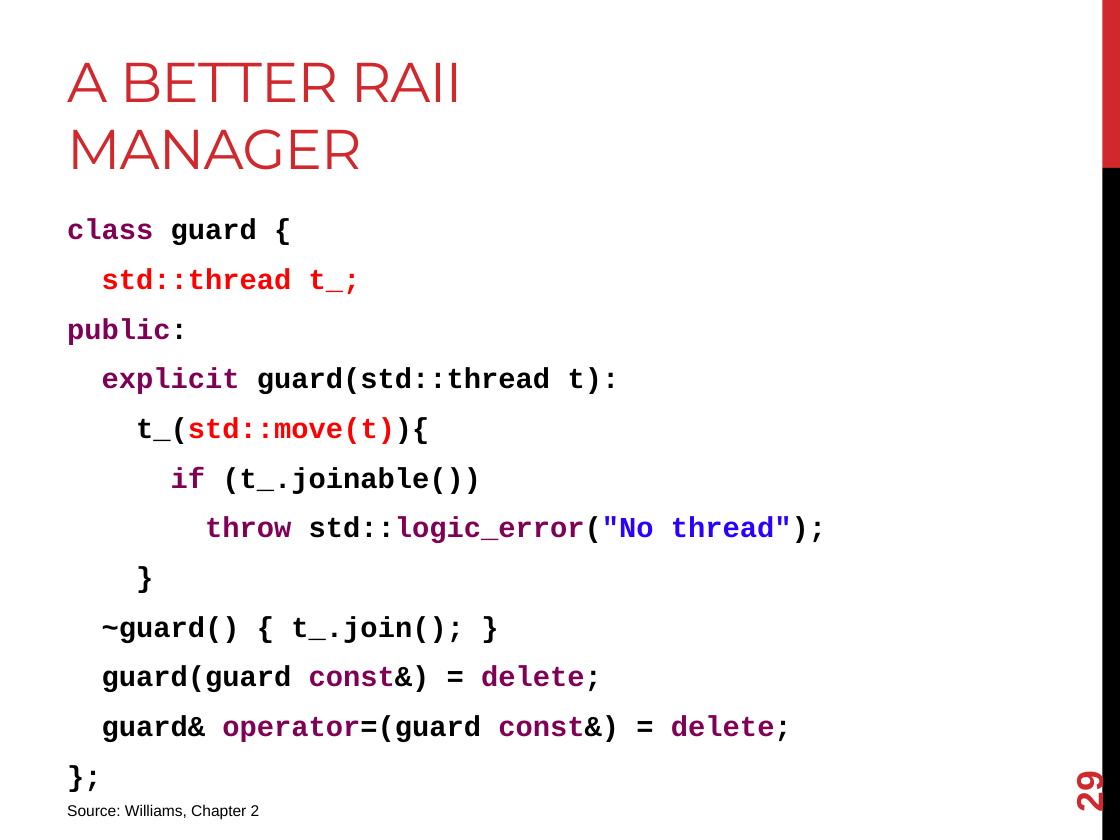
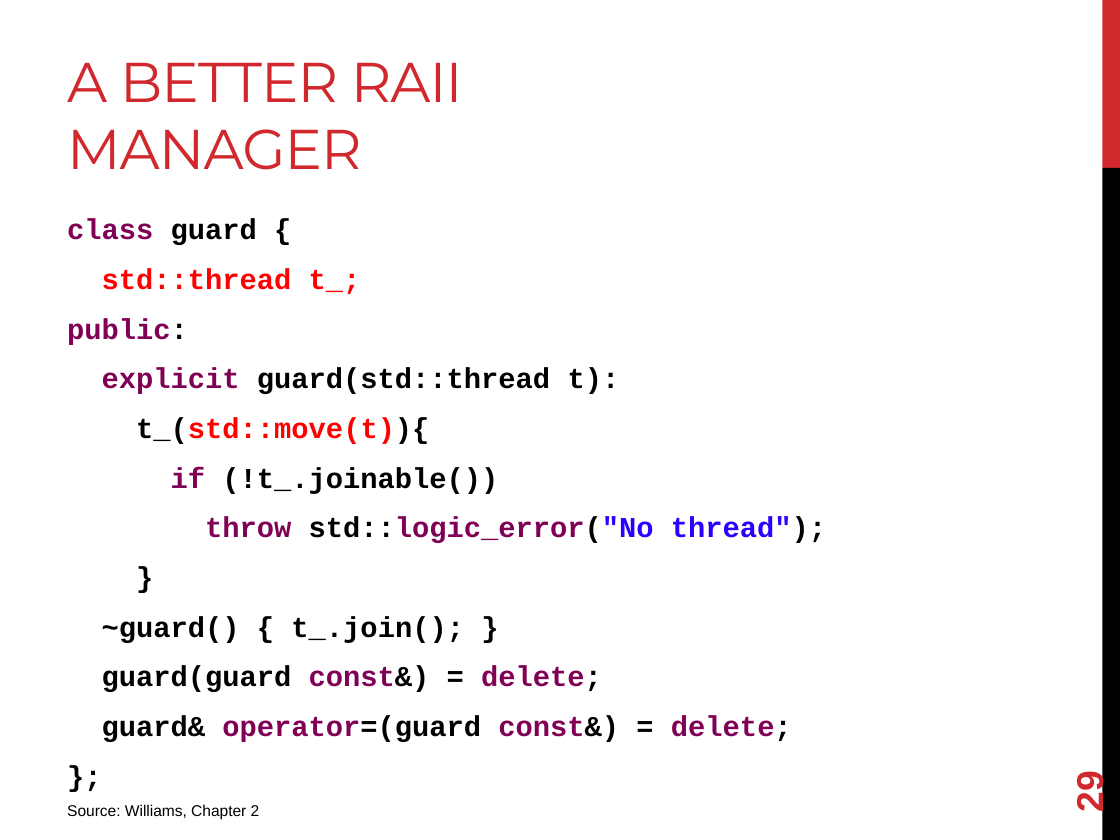
Before and after one commit to joshpeterson/DevelopingConcurrentSoftware, a slide deck: slide 29 of Lectures/Threads/Threads.pptx. Drawn at 1120x840 pixels with LibreOffice and Linux fonts; fonts in the diff are those of the drawing. Boxes give left, top, right and bottom in pixels: in the first picture for what was removed or moved away, otherwise in the second. Text is boxed around its words. In the diff, an @@ line names an element or a change of style, - is before the commit and + after.

```diff
--- a/Lectures/Threads/Threads.pptx
+++ b/Lectures/Threads/Threads.pptx
@@ text at (171, 467, 498, 494): text changed @@
-if (t_.joinable())
+if (!t_.joinable())
```
Also in this commit, not shown: 1 other slide changed.
